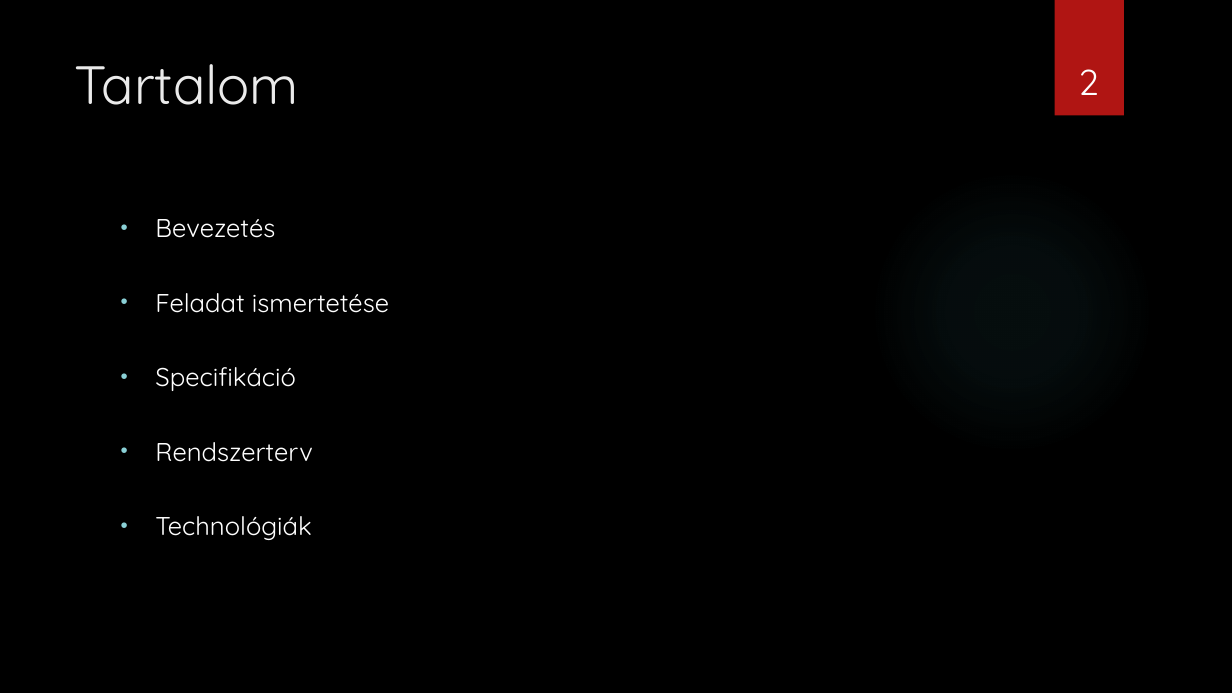
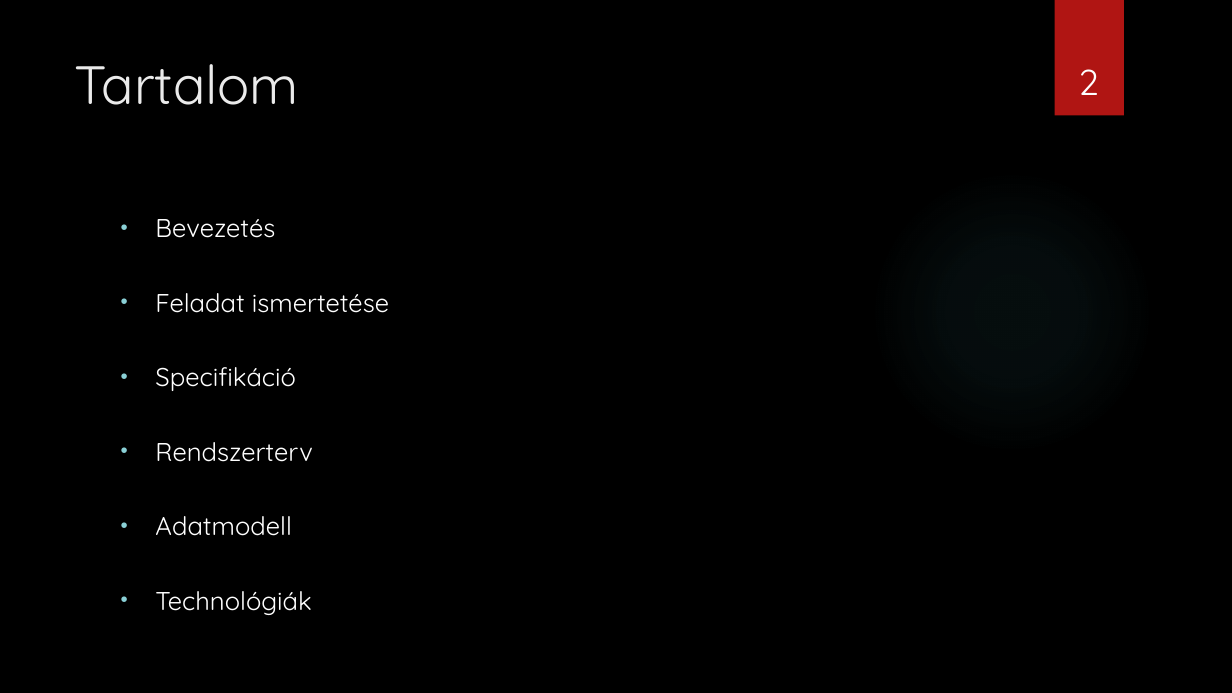
Before and after one commit to tobikjanos/Mernoki_tervezes, a slide deck: slide 2 of documentation/Automatizált adatbázis-frissítés.pptx. Drawn at 1232x693 pixels with LibreOffice and Linux fonts; fonts in the diff are those of the drawing; background and template pictures are left out. Boxes give left, top, right and bottom in pixels: in the first picture for what was removed or moved away, otherwise in the second. Text is boxed around its words. In the diff, an @@ line names an element or a change of style, - is before the commit and + after.

```diff
--- a/documentation/Automatizált adatbázis-frissítés.pptx
+++ b/documentation/Automatizált adatbázis-frissítés.pptx
@@ text at box(155, 516, 292, 536): paragraph added @@
+• Adatmodell
```
Also in this commit, not shown: 1 other slide changed, 2 slides added, 2 other files.
